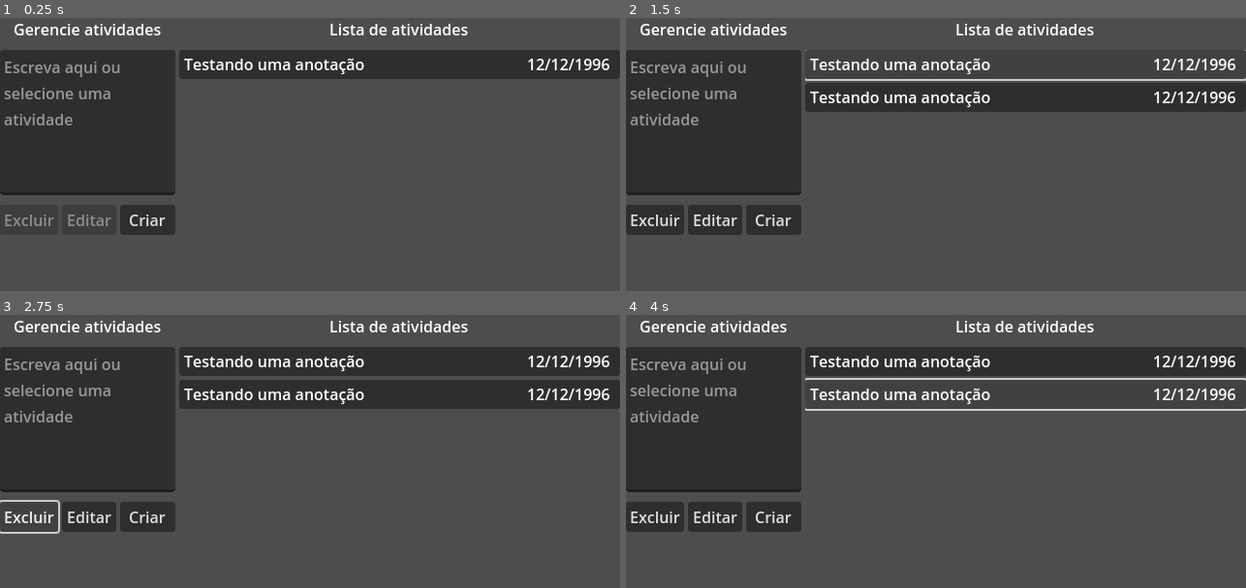
Above: before the commit, frames 1-4 (two rows, left to right).
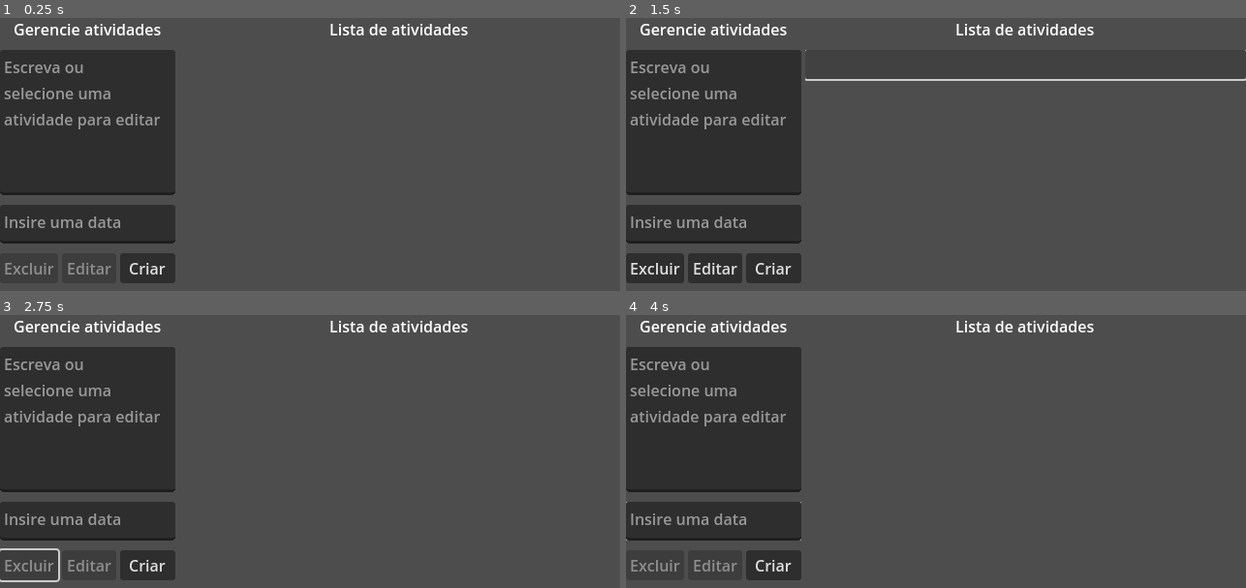
Above: after the commit, the same moments.

Repository: wildermedeiros/SWA_CRUD
Game: Godot game, scene res://UI.tscn
The game is run twice, just before and just after one commit, with the same random seed, the same clock (stepped at 60 frames per second) and the same inputs.
Inputs (mouse positions are in pixels of both pictures, inside the frame that each line leads up to):
- Up to frame 1 (0.25 s): no input
- Up to frame 2 (1.5 s): click "Criar" at 0.5 s; click (1022, 64) at 1.25 s
- Up to frame 3 (2.75 s): click "Excluir" at 2 s
- Up to frame 4 (4 s): click (712, 517) at 2.75 s, where only the run before the commit has a clickable "Editar"; click (1022, 394) at 3.52 s

The runs differ from the first frame. In frame 1, 11% of the frame differs, in the area x 0-100%, y 11-98%; in frame 2, 13%; in frame 3, 18%; in frame 4, 12%.

Commit message:
Text edit for date added and working on CRUD events functions

Diff:
--- a/Task.gd
+++ b/Task.gd
@@ -1,7 +1,17 @@
 extends Button
 
+@export var desc_label: Label
+@export var date_label: Label
 
 @onready var parent = get_parent()
 
 func _on_pressed():
 	parent.task_on_focus = self
+	parent.set_desc_edit(desc_label.text)
+	parent.set_date_edit(date_label.text)
+
+func set_desc_label(new_desc):
+	desc_label.text = new_desc
+
+func set_date_label(new_date):
+	date_label.text = new_date
--- a/Task.tscn
+++ b/Task.tscn
@@ -2,9 +2,11 @@
 
 [ext_resource type="Script" path="res://Task.gd" id="1_tp0o1"]
 
-[node name="Button" type="Button"]
+[node name="Button" type="Button" node_paths=PackedStringArray("desc_label", "date_label")]
 custom_minimum_size = Vector2(0, 30)
 script = ExtResource("1_tp0o1")
+desc_label = NodePath("HBoxContainer/DescLabel")
+date_label = NodePath("HBoxContainer/DateLabel")
 
 [node name="HBoxContainer" type="HBoxContainer" parent="."]
 layout_mode = 1
@@ -16,13 +18,13 @@
 grow_vertical = 2
 metadata/_edit_use_anchors_ = true
 
-[node name="Label" type="Label" parent="HBoxContainer"]
+[node name="DescLabel" type="Label" parent="HBoxContainer"]
 layout_mode = 2
 size_flags_horizontal = 3
 size_flags_stretch_ratio = 3.73
 text = "Testando uma anotação"
 
-[node name="Label2" type="Label" parent="HBoxContainer"]
+[node name="DateLabel" type="Label" parent="HBoxContainer"]
 layout_mode = 2
 size_flags_horizontal = 3
 text = "12/12/1996"
--- a/TaskList.gd
+++ b/TaskList.gd
@@ -3,8 +3,11 @@
 @export var delete_button: Button
 @export var edit_button: Button
 @export var task_scene: PackedScene
+@export var desc_edit: TextEdit
+@export var date_edit: TextEdit
 
 var tasks = []
+
 var task_on_focus = null:
 	get: return task_on_focus
 	set(value):
@@ -12,7 +15,7 @@
 		#emit task_on_focus change
 
 func _process(delta):
-	#Melhorar isso aqui, talvez colocar em um evento, quando há mudança no taskonfocus
+	#Melhorar isso aqui, talvez colocar em um evento, quando há mudança no task_on_focus
 	delete_button.disabled = task_on_focus == null
 	edit_button.disabled = task_on_focus == null
 
@@ -23,11 +26,33 @@
 		if tasks.has(node_to_delete):
 			tasks.erase(node_to_delete)
 			node_to_delete.queue_free()
+			clear_edit_texts()
 
 func _on_create_task_button_down():
 	var task = task_scene.instantiate()
+	update_task_label(task)
+	clear_edit_texts()
 	tasks.append(task)
 	add_child(task)
 
 func _on_edit_task_button():
-	pass
+	if task_on_focus != null:
+		var task_path = task_on_focus.get_path()
+		var task_to_edit = get_node(task_path)
+		update_task_label(task_to_edit)
+		clear_edit_texts()
+		task_on_focus = null
+
+func update_task_label(task):
+	task.set_desc_label(desc_edit.text)
+	task.set_date_label(date_edit.text)
+
+func set_desc_edit(new_text):
+	desc_edit.text = new_text
+
+func set_date_edit(new_text):
+	date_edit.text = new_text
+
+func clear_edit_texts():
+	desc_edit.text = ""
+	date_edit.text = ""
--- a/UI.tscn
+++ b/UI.tscn
@@ -28,11 +28,20 @@
 horizontal_alignment = 1
 vertical_alignment = 1
 
-[node name="TextEdit" type="TextEdit" parent="HBoxContainer/VBoxContainer"]
+[node name="DescTextEdit" type="TextEdit" parent="HBoxContainer/VBoxContainer"]
 custom_minimum_size = Vector2(0, 150)
 layout_mode = 2
-placeholder_text = "Escreva aqui ou selecione uma atividade"
+placeholder_text = "Escreva ou selecione uma atividade para editar"
 wrap_mode = 1
+scroll_smooth = true
+caret_blink = true
+
+[node name="DateTextEdit" type="TextEdit" parent="HBoxContainer/VBoxContainer"]
+custom_minimum_size = Vector2(0, 40)
+layout_mode = 2
+placeholder_text = "Insire uma data"
+wrap_mode = 1
+caret_blink = true
 
 [node name="ButtonsHBoxContainer" type="HBoxContainer" parent="HBoxContainer/VBoxContainer"]
 custom_minimum_size = Vector2(0, 30)
@@ -74,7 +83,7 @@
 size_flags_horizontal = 3
 size_flags_vertical = 3
 
-[node name="VBoxContainer" type="VBoxContainer" parent="HBoxContainer/VBoxContainer2/ScrollContainer" node_paths=PackedStringArray("delete_button", "edit_button")]
+[node name="VBoxContainer" type="VBoxContainer" parent="HBoxContainer/VBoxContainer2/ScrollContainer" node_paths=PackedStringArray("delete_button", "edit_button", "desc_edit", "date_edit")]
 layout_mode = 2
 size_flags_horizontal = 3
 size_flags_vertical = 3
@@ -82,9 +91,8 @@
 delete_button = NodePath("../../../VBoxContainer/ButtonsHBoxContainer/DeleteButton")
 edit_button = NodePath("../../../VBoxContainer/ButtonsHBoxContainer/EditButton")
 task_scene = ExtResource("2_4a31f")
-
-[node name="Button" parent="HBoxContainer/VBoxContainer2/ScrollContainer/VBoxContainer" instance=ExtResource("2_4a31f")]
-layout_mode = 2
+desc_edit = NodePath("../../../VBoxContainer/DescTextEdit")
+date_edit = NodePath("../../../VBoxContainer/DateTextEdit")
 
 [connection signal="button_down" from="HBoxContainer/VBoxContainer/ButtonsHBoxContainer/DeleteButton" to="HBoxContainer/VBoxContainer2/ScrollContainer/VBoxContainer" method="_on_delete_task"]
 [connection signal="button_down" from="HBoxContainer/VBoxContainer/ButtonsHBoxContainer/EditButton" to="HBoxContainer/VBoxContainer2/ScrollContainer/VBoxContainer" method="_on_edit_task_button"]
